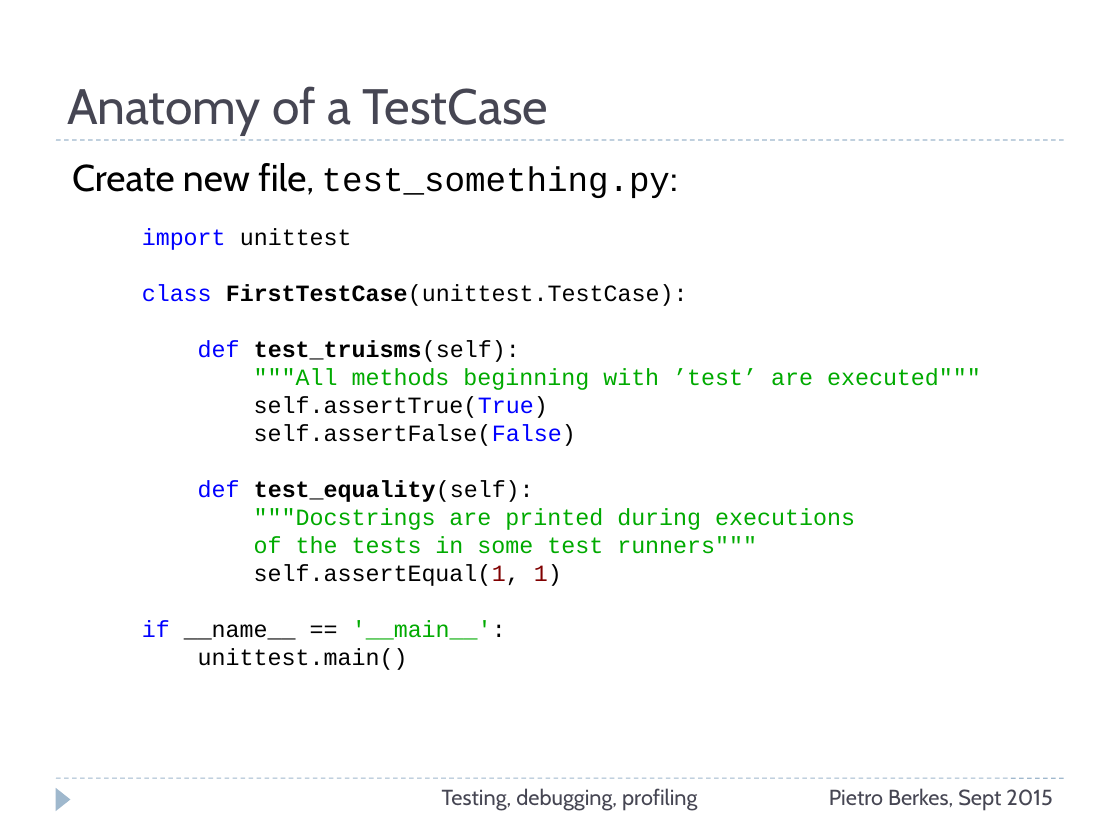
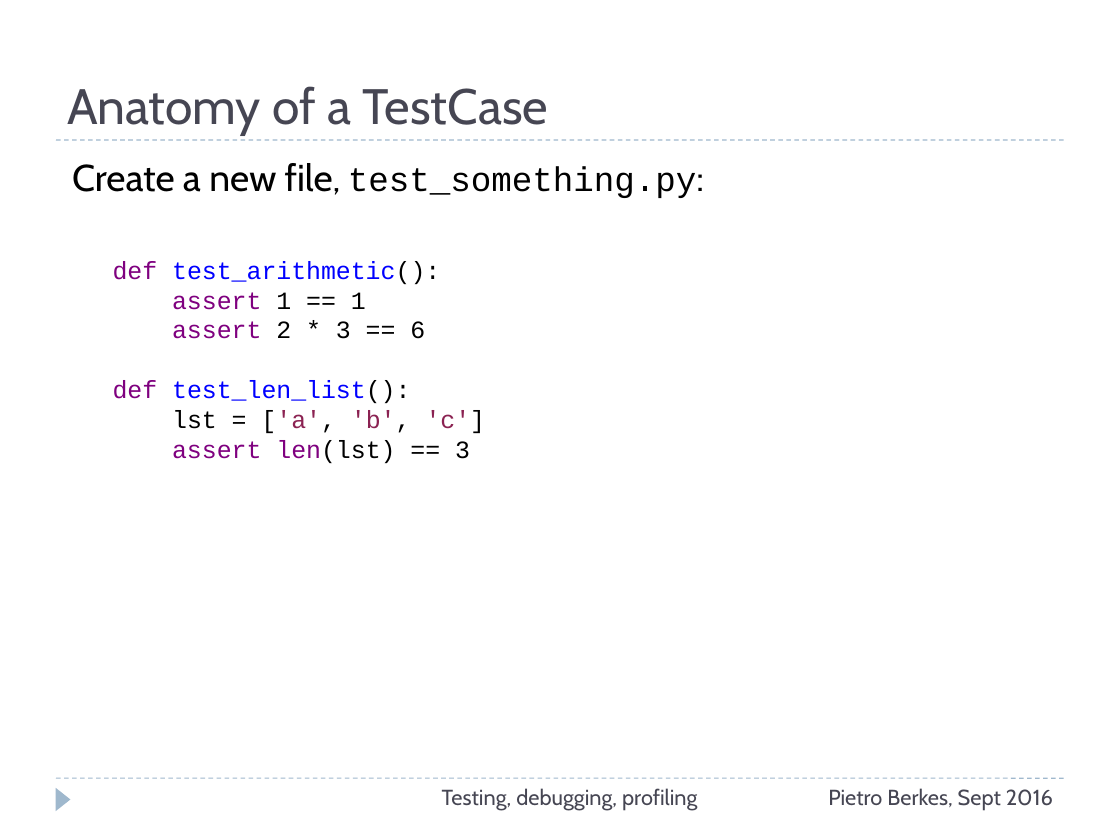
Before and after one commit to ASPP/testing_debugging_profiling, a slide deck: slide 23 of testing-debugging-profiling.pptx (slide 21 before the commit). Drawn at 1120x840 pixels with LibreOffice and Linux fonts; fonts in the diff are those of the drawing. Boxes give left, top, right and bottom in pixels: in the first picture for what was removed or moved away, otherwise in the second. Text is boxed around its words. In the diff, an @@ line names an element or a change of style, - is before the commit and + after.

Commit message:
First part of testing converted to py.test .

```diff
--- a/testing-debugging-profiling.pptx
+++ b/testing-debugging-profiling.pptx
@@ text at (72,163,696,198): text changed @@
-Create new file, test_something.py:
+Create a new file, test_something.py:
@@ text at (113,261,486,463): text changed; size 15 to 16 pt @@
-import unittest
-class FirstTestCase(unittest.TestCase):
-def test_truisms(self):
-"""All methods beginning with ’test’ are executed"""
-self.assertTrue(True)
-self.assertFalse(False)
-def test_equality(self):
-"""Docstrings are printed during executions
-of the tests in some test runners"""
-self.assertEqual(1, 1)
-if __name__ == '__main__':
-unittest.main()
+def test_arithmetic():
+assert 1 == 1
+assert 2 * 3 == 6
+def test_len_list():
+lst = ['a', 'b', 'c']
+assert len(lst) == 3
@@ text at (828,788,1053,811): text changed @@
-Pietro Berkes, Sept 2015
+Pietro Berkes, Sept 2016
```
Also in this commit, not shown: 75 other slides changed, 4 slides added, 2 slides removed, 1 other file.
